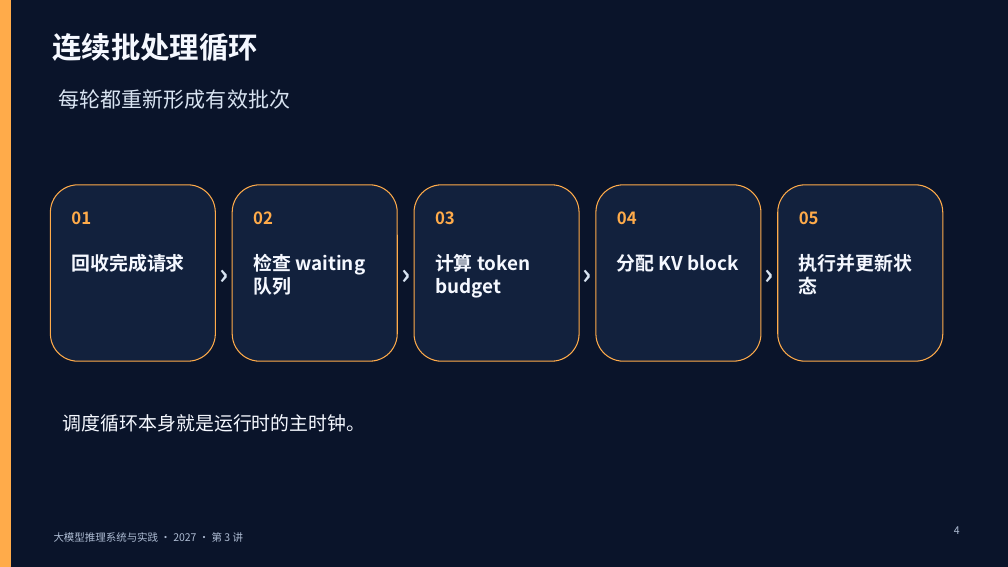
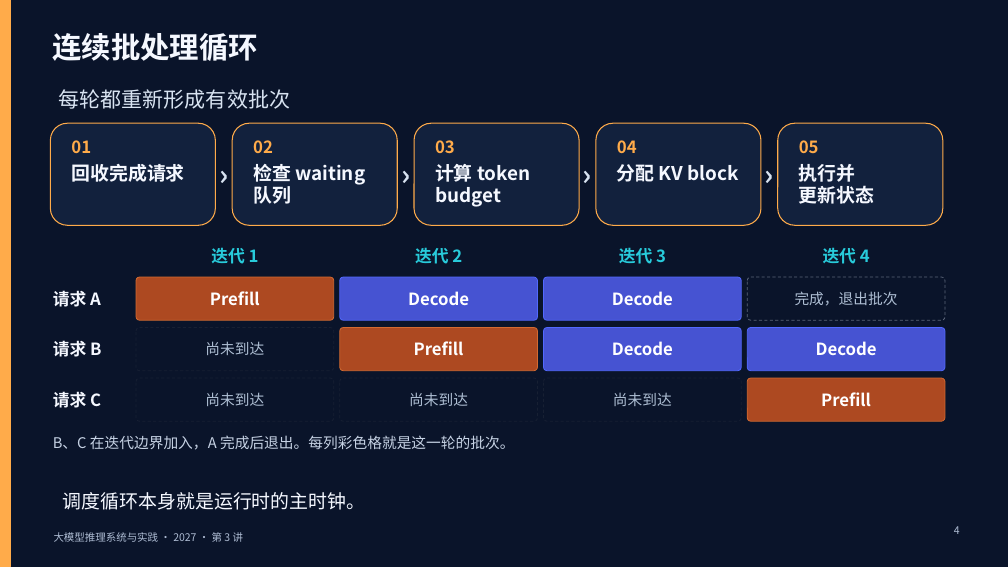
Before and after one commit to vLLM-HUST/intro-to-llm-inference-engines, a slide deck: slide 4 of build/slides/2027/lectures-8-pptx/第03讲_请求调度与连续批处理.pptx. Drawn at 1008x567 pixels with LibreOffice and Linux fonts; fonts in the diff are those of the drawing. Boxes give left, top, right and bottom in pixels: in the first picture for what was removed or moved away, otherwise in the second. Text is boxed around its words. In the diff, an @@ line names an element or a change of style, - is before the commit and + after.

Commit message:
为第 3 讲补充可编辑的连续批处理时间轴 (#4)
Adapt the original classroom diagram contributed by yancanmao in PR #2.

```diff
--- a/build/slides/2027/lectures-8-pptx/第03讲_请求调度与连续批处理.pptx
+++ b/build/slides/2027/lectures-8-pptx/第03讲_请求调度与连续批处理.pptx
@@ rounded rectangle: place and size @@
-rounded rectangle at [51,185,216,361]
+rounded rectangle at [51,123,216,225]
@@ rounded rectangle: place and size @@
-rounded rectangle at [232,185,397,361]
+rounded rectangle at [232,123,397,225]
@@ rounded rectangle: place and size @@
-rounded rectangle at [414,185,579,361]
+rounded rectangle at [414,123,579,225]
@@ rounded rectangle: place and size @@
-rounded rectangle at [596,185,761,361]
+rounded rectangle at [596,123,761,225]
@@ rounded rectangle: place and size @@
-rounded rectangle at [778,185,943,361]
+rounded rectangle at [778,123,943,225]
@@ 5 texts: place and size @@
-5 texts at [71,211,819,225]
+5 texts at [71,140,819,154]
@@ 4 texts: place and size @@
-4 texts at [71,254,739,298]
+4 texts at [71,164,739,207]
@@ 4 texts: place and size @@
-4 texts at [216,252,778,293]
+4 texts at [216,154,778,195]
@@ text at [799,164,875,204]: spaces changed @@
-执行并更新状态
+执行并
+更新状态
@@ text added at [211,247,259,264], 16 pt, text #28CBDB, bold @@
+迭代 1
@@ text added at [415,247,462,264], 16 pt, text #28CBDB, bold @@
+迭代 2
@@ text added at [619,247,666,264], 16 pt, text #28CBDB, bold @@
+迭代 3
@@ text added at [823,247,870,264], 16 pt, text #28CBDB, bold @@
+迭代 4
@@ text added at [53,290,101,307], 16 pt, text #F5F8FF, bold @@
+请求 A
@@ rounded rectangle added at [136,277,334,320], fill #AD4921, outline #D36A31 0.75 pt, 16 pt, text #FFFFFF, bold @@
+Prefill
@@ rounded rectangle added at [340,277,538,320], fill #4653D2, outline #5269FF 0.75 pt, 16 pt, text #FFFFFF, bold @@
+Decode
@@ rounded rectangle added at [544,277,742,320], fill #4653D2, outline #5269FF 0.75 pt, 16 pt, text #FFFFFF, bold @@
+Decode
@@ rounded rectangle added at [747,277,945,320], outline #5A6478 0.75 pt dashed, 14 pt, text #AEBED3 @@
+完成，退出批次
@@ rounded rectangle added at [136,327,334,371], outline #172033 0.75 pt dashed, 14 pt, text #AEBED3 @@
+尚未到达
@@ rounded rectangle added at [340,327,538,371], fill #AD4921, outline #D36A31 0.75 pt, 16 pt, text #FFFFFF, bold @@
+Prefill
@@ rounded rectangle added at [544,327,742,371], fill #4653D2, outline #5269FF 0.75 pt, 16 pt, text #FFFFFF, bold @@
+Decode
@@ rounded rectangle added at [747,327,945,371], fill #4653D2, outline #5269FF 0.75 pt, 16 pt, text #FFFFFF, bold @@
+Decode
@@ text added at [53,340,101,357], 16 pt, text #F5F8FF, bold @@
+请求 B
@@ rounded rectangle added at [136,378,334,421], outline #172033 0.75 pt dashed, 14 pt, text #AEBED3 @@
+尚未到达
@@ rounded rectangle added at [340,378,538,421], outline #172033 0.75 pt dashed, 14 pt, text #AEBED3 @@
+尚未到达
@@ rounded rectangle added at [544,378,742,421], outline #172033 0.75 pt dashed, 14 pt, text #AEBED3 @@
+尚未到达
@@ rounded rectangle added at [747,378,945,421], fill #AD4921, outline #D36A31 0.75 pt, 16 pt, text #FFFFFF, bold @@
+Prefill
@@ text added at [53,391,101,408], 16 pt, text #F5F8FF, bold @@
+请求 C
@@ text added at [53,435,514,450], 14 pt, text #C6D2E4 @@
+B、C 在迭代边界加入，A 完成后退出。每列彩色格就是这一轮的批次。
@@ text "调度循环本身就是运行时的主时钟。": place and size @@
-text "调度循环本身就是运行时的主时钟。" at [63,414,365,432]
+text "调度循环本身就是运行时的主时钟。" at [63,492,365,510]
```
